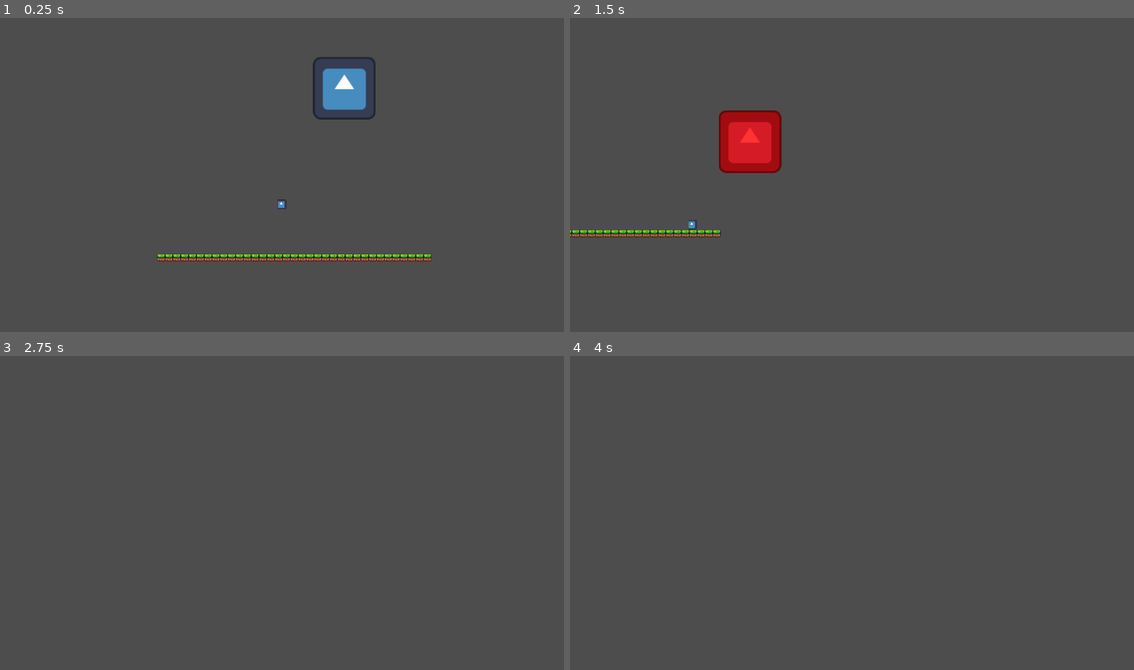
Above: before the commit, frames 1-4 (two rows, left to right).
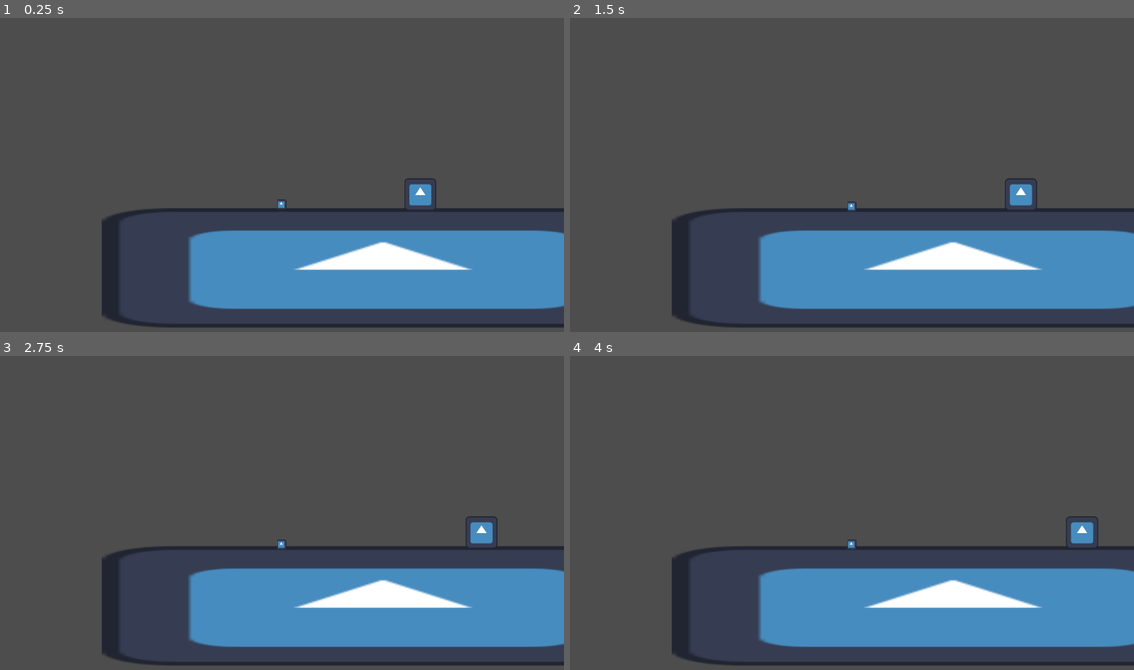
Above: after the commit, the same moments.

Repository: sandwichhlord/WorkingTitleGodotGame
Game: Godot game, scene res://main.tscn
The game is run twice, just before and just after one commit, with the same random seed, the same clock (stepped at 60 frames per second) and the same inputs. Before the commit the project starts from res://levels/playground/Testing.tscn. The engine's default icon, where the game draws it, is replaced by a stand-in: a white triangle on a blue panel in a dark square.
Inputs:
- Up to frame 1 (0.25 s): no input
- Up to frame 2 (1.5 s): hold D (move_right, bound only before the commit) from 0.53 s (still down)
- Up to frame 3 (2.75 s): release D (move_right, bound only before the commit) at 2.03 s; hold A (move_left, bound only before the commit) from 2.03 s (still down)
- Up to frame 4 (4 s): release A (move_left, bound only before the commit) at 2.78 s; hold D (move_right, bound only before the commit) from 2.78 s (still down)

The runs differ from the first frame. In frame 1, 22% of the frame differs, in the area x 18-100%, y 12-99%; in frame 2, 23%, in the area x 0-100%, y 29-99%; in frame 3, 20%; in frame 4, 20%.

Commit message:
adding new state files

Diff:
--- a/core/components/HealthComponent.gd
+++ b/core/components/HealthComponent.gd
@@ -15,7 +15,7 @@
 	current_health = max_health
 
 func take_damage(amount: float) -> void:
-	print("take_damage funct of HealtComponent called")
+	#print("take_damage funct of HealtComponent called")
 
 	if current_health <= 0:
 		return # is already dead, ignore incoming damage
--- a/core/state_machine/fsm.gd
+++ b/core/state_machine/fsm.gd
@@ -34,7 +34,6 @@
 	if not new_state:
 		return
 
-	if current_state != null :
-		current_state.exit()
+	current_state.exit()
 	current_state = new_state
 	current_state.enter()
--- /dev/null
+++ b/core/states/enemies/basic enemy/attack.gd
@@ -0,0 +1,26 @@
+extends State
+class_name attack
+
+# Called when the node enters the scene tree for the first time.
+func _ready() -> void:
+	pass # Replace with function body.
+
+func enter():
+	entity.get_node("Sprite2D")
+
+func update(delta: float) -> void:
+#	add attacking function
+	if entity.raycast.is_colliding():
+		var collider = entity.raycast.get_collider()
+		if collider.is_in_group("Mainplayer"):
+			entity.change_state(entity.s_state)
+	else:
+		entity.change_state(entity.s_state)
+
+	if entity.velocity.x<0:
+		entity.get_node("Sprite2D").flip_h = 1
+		entity.raycast.target_position = Vector2(-92,0)
+	else:
+		entity.get_node("Sprite2D").flip_h = 0
+		entity.raycast.target_position = Vector2(92,0)
+	#entity.position = entity.position.move_toward(entity.m_entity.position, entity.ag_speed*delta)
--- /dev/null
+++ b/core/states/enemies/basic enemy/chase.gd
@@ -0,0 +1,30 @@
+extends State
+class_name chase
+
+var player : CharacterBody2D
+
+# Called when the node enters the scene tree for the first time.
+func _ready() -> void:
+	pass
+
+func enter():
+	entity.get_node("Sprite2D")
+	player = get_tree().get_first_node_in_group("Mainplayer")
+
+func update( delta: float) -> void:
+
+	if entity.raycast.is_colliding():
+		var collider = entity.raycast.get_collider()
+#		if player is not in the direct eyesight of the entity, switch to search state
+		if !collider.is_in_group("Mainplayer"):
+			fsm.change_state("search")
+	else:
+		fsm.change_state("search")
+
+	if entity.velocity.x<0:
+		entity.get_node("Sprite2D").flip_h = 1
+		entity.raycast.target_position = Vector2(-92,0)
+	else:
+		entity.get_node("Sprite2D").flip_h = 0
+		entity.raycast.target_position = Vector2(92,0)
+	entity.position.x = move_toward(entity.position.x,player.position.x, entity.ag_speed*delta)
--- /dev/null
+++ b/core/states/enemies/basic enemy/hurt.gd
@@ -0,0 +1,24 @@
+extends State
+class_name Hurt
+
+var max_iframes: float = 3.0
+var iframes: float = max_iframes
+
+# Called when the node enters the scene tree for the first time.
+func _ready() -> void:
+	pass # Replace with function body.
+
+func enter():pass
+	#entity.get_node("hurtbox").visible = false
+
+# Called every frame. 'delta' is the elapsed time since the previous frame.
+func _process(delta: float) -> void:
+	#if iframes<0:
+		#iframes = max_iframes
+		#fsm.change_state("search");
+		#return
+	#iframes -= delta
+	pass
+
+#func exit():
+	#entity.get_node("hurtbox").visible = false
--- /dev/null
+++ b/core/states/enemies/basic enemy/patrol.gd
@@ -0,0 +1,35 @@
+extends State
+class_name patrol
+
+# Called when the node enters the scene tree for the first time.
+func _ready() -> void:
+	randomize()
+
+
+func enter():
+	entity.get_node("Sprite2D")
+	print()
+
+func update( delta: float) -> void:
+	#	logic for determining random movements
+	#0 = idle, 1 = walk right, -1 = walk left
+
+	if entity.time<=0:
+		entity.time = randf_range(1,2)
+		entity.choice = randi_range(-1,1)
+	entity.velocity.x = entity.choice*entity.p_speed
+#	flipping
+	if entity.velocity.x<0:
+		entity.get_node("Sprite2D").flip_h = 1
+		entity.raycast.target_position = Vector2(-92,0)
+		entity.get_node("hurtbox").position.x = -abs(entity.get_node("hurtbox").position.x)
+	else:
+		entity.get_node("Sprite2D").flip_h = 0
+		entity.raycast.target_position = Vector2(92,0)
+		entity.get_node("hurtbox").position.x = abs(entity.get_node("hurtbox").position.x)
+	entity.time-=delta
+	if entity.raycast.is_colliding():
+		var collider = entity.raycast.get_collider()
+#		checking main player collision
+		if collider.is_in_group("Mainplayer"):
+			fsm.change_state("chase")
--- /dev/null
+++ b/core/states/enemies/basic enemy/search.gd
@@ -0,0 +1,39 @@
+extends State
+class_name search
+
+
+# Called when the node enters the scene tree for the first time.
+func _ready() -> void:
+	pass # Replace with function body.
+
+func enter():
+#	loading sprite and adding timer for random movement
+	entity.get_node("Sprite2D")
+	entity.timer = 5
+
+func update(delta: float) -> void:
+#	logic for determining random movements
+#0 = idle, 1 = walk right, -1 = walk left
+
+	entity.timer-=delta
+	if entity.time<=0:
+		entity.time = randf_range(1,2)
+		entity.choice = randi_range(-1,1)
+	entity.velocity.x = entity.choice*entity.s_speed
+#	flipping based on movements
+	if entity.velocity.x<0:
+		entity.get_node("Sprite2D").flip_h = 1
+		entity.raycast.target_position = Vector2(-92,0)
+	else:
+		entity.get_node("Sprite2D").flip_h = 0
+		entity.raycast.target_position = Vector2(92,0)
+	entity.time-=delta
+
+	if entity.raycast.is_colliding():
+		var collider = entity.raycast.get_collider()
+		#	checking raycast collisions with main player
+		if collider.is_in_group("Mainplayer"):
+			fsm.change_state("chase")
+#	timer to go from alerted (search) state to passive (patrol) state
+	if entity.timer <= 0:
+		fsm.change_state("patrol")
--- a/entities/enemies/jungle/easyenemy/easyenemy.tscn
+++ b/entities/enemies/jungle/easyenemy/easyenemy.tscn
@@ -3,10 +3,10 @@
 [ext_resource type="Script" uid="uid://rmjgu8aolv7x" path="res://entities/enemies/jungle/easyenemy/easyenemy.gd" id="1_lsmnb"]
 [ext_resource type="Texture2D" uid="uid://be26xtxjftcr7" path="res://icon.svg" id="1_nt4vr"]
 [ext_resource type="Script" uid="uid://bu4ynbabltdlj" path="res://core/state_machine/fsm.gd" id="2_lsmnb"]
-[ext_resource type="Script" uid="uid://08vok5juetvm" path="res://core/states/enemies/chase.gd" id="4_8nnct"]
-[ext_resource type="Script" uid="uid://c4aytx7egpsts" path="res://core/states/enemies/patrol.gd" id="5_3o6vc"]
-[ext_resource type="Script" uid="uid://cdte055fvwo18" path="res://core/states/enemies/search.gd" id="6_4nfp8"]
-[ext_resource type="Script" uid="uid://dx5ow3laeoism" path="res://core/states/enemies/hurt.gd" id="7_2bnnh"]
+[ext_resource type="Script" uid="uid://08vok5juetvm" path="res://core/states/enemies/basic enemy/chase.gd" id="5_l3inu"]
+[ext_resource type="Script" uid="uid://c4aytx7egpsts" path="res://core/states/enemies/basic enemy/patrol.gd" id="6_nt4vr"]
+[ext_resource type="Script" uid="uid://cdte055fvwo18" path="res://core/states/enemies/basic enemy/search.gd" id="7_lsmnb"]
+[ext_resource type="Script" uid="uid://dx5ow3laeoism" path="res://core/states/enemies/basic enemy/hurt.gd" id="8_evu7n"]
 [ext_resource type="Script" uid="uid://fnsv3jys50gi" path="res://core/components/HurtboxComponent.gd" id="8_hrgpp"]
 [ext_resource type="Script" uid="uid://cnox8tqi4b5dj" path="res://core/components/HealthComponent.gd" id="10_1mj8w"]
 
@@ -37,19 +37,19 @@
 metadata/_custom_type_script = "uid://bu4ynbabltdlj"
 
 [node name="chase" type="Node" parent="fsm" unique_id=1863730052]
-script = ExtResource("4_8nnct")
+script = ExtResource("5_l3inu")
 metadata/_custom_type_script = "uid://08vok5juetvm"
 
 [node name="patrol" type="Node" parent="fsm" unique_id=1276764437]
-script = ExtResource("5_3o6vc")
+script = ExtResource("6_nt4vr")
 metadata/_custom_type_script = "uid://c4aytx7egpsts"
 
 [node name="search" type="Node" parent="fsm" unique_id=1633680045]
-script = ExtResource("6_4nfp8")
+script = ExtResource("7_lsmnb")
 metadata/_custom_type_script = "uid://cdte055fvwo18"
 
 [node name="Hurt" type="Node" parent="fsm" unique_id=1523629369]
-script = ExtResource("7_2bnnh")
+script = ExtResource("8_evu7n")
 metadata/_custom_type_script = "uid://dx5ow3laeoism"
 
 [node name="hurtbox" type="Area2D" parent="." unique_id=1490908728]
--- a/project.godot
+++ b/project.godot
@@ -10,23 +10,23 @@
 
 [application]
 
-config/name="WorkingTitleGodotGame"
-run/main_scene="uid://b6yyk2of2yyue"
-config/features=PackedStringArray("4.6", "Forward Plus")
+config/name="SUMMERGAME"
+run/main_scene="uid://bmj2ysy4kv6e6"
+config/features=PackedStringArray("4.6", "GL Compatibility")
 config/icon="res://icon.svg"
 
 [global_group]
 
-player="player"
+Mainplayer=""
 
 [input]
 
-move_left={
+left={
 "deadzone": 0.2,
 "events": [Object(InputEventKey,"resource_local_to_scene":false,"resource_name":"","device":-1,"window_id":0,"alt_press …(191 unchanged characters)…
 ]
 }
-move_right={
+right={
 "deadzone": 0.2,
 "events": [Object(InputEventKey,"resource_local_to_scene":false,"resource_name":"","device":-1,"window_id":0,"alt_press …(192 unchanged characters)…
 ]
@@ -36,31 +36,6 @@
 
 2d_physics/layer_1="enemy_hurtbox"
 2d_physics/layer_2="player_hurtboxs"
-jump={
-"deadzone": 0.2,
-"events": [Object(InputEventKey,"resource_local_to_scene":false,"resource_name":"","device":-1,"window_id":0,"alt_pressed":false,"shift_pressed":false,"ctrl_pressed":false,"meta_pressed":false,"pressed":false,"keycode":0,"physical_keycode":32,"key_label":0,"unicode":32,"location":0,"echo":false,"script":null)
-]
-}
-dash={
-"deadzone": 0.2,
-"events": [Object(InputEventKey,"resource_local_to_scene":false,"resource_name":"","device":-1,"window_id":0,"alt_pressed":false,"shift_pressed":false,"ctrl_pressed":false,"meta_pressed":false,"pressed":false,"keycode":0,"physical_keycode":70,"key_label":0,"unicode":102,"location":0,"echo":false,"script":null)
-]
-}
-look_up={
-"deadzone": 0.2,
-"events": [Object(InputEventKey,"resource_local_to_scene":false,"resource_name":"","device":-1,"window_id":0,"alt_pressed":false,"shift_pressed":false,"ctrl_pressed":false,"meta_pressed":false,"pressed":false,"keycode":0,"physical_keycode":87,"key_label":0,"unicode":119,"location":0,"echo":false,"script":null)
-]
-}
-look_down={
-"deadzone": 0.2,
-"events": [Object(InputEventKey,"resource_local_to_scene":false,"resource_name":"","device":-1,"window_id":0,"alt_pressed":false,"shift_pressed":false,"ctrl_pressed":false,"meta_pressed":false,"pressed":false,"keycode":0,"physical_keycode":83,"key_label":0,"unicode":115,"location":0,"echo":false,"script":null)
-]
-}
-attack={
-"deadzone": 0.2,
-"events": [Object(InputEventMouseButton,"resource_local_to_scene":false,"resource_name":"","device":-1,"window_id":0,"alt_pressed":false,"shift_pressed":false,"ctrl_pressed":false,"meta_pressed":false,"button_mask":1,"position":Vector2(181, 13),"global_position":Vector2(190, 61),"factor":1.0,"button_index":1,"canceled":false,"pressed":true,"double_click":false,"script":null)
-]
-}
 
 [physics]
 
Not shown, added: core/states/enemies/basic enemy/attack.gd.uid
Not shown, added: core/states/enemies/basic enemy/chase.gd.uid
Not shown, added: core/states/enemies/basic enemy/hurt.gd.uid
Not shown, added: core/states/enemies/basic enemy/patrol.gd.uid
Not shown, added: core/states/enemies/basic enemy/search.gd.uid
Not shown, changed: README.md
